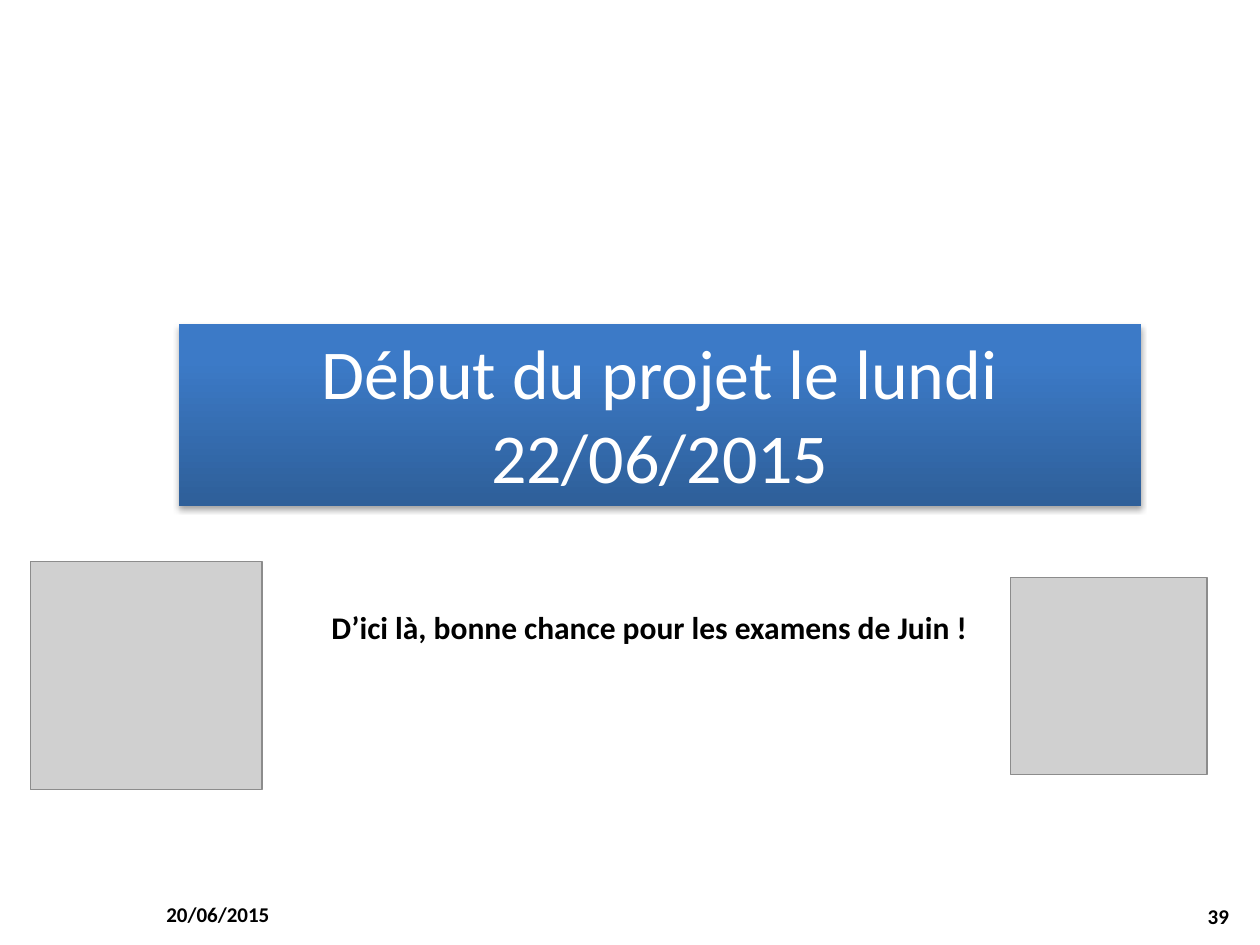
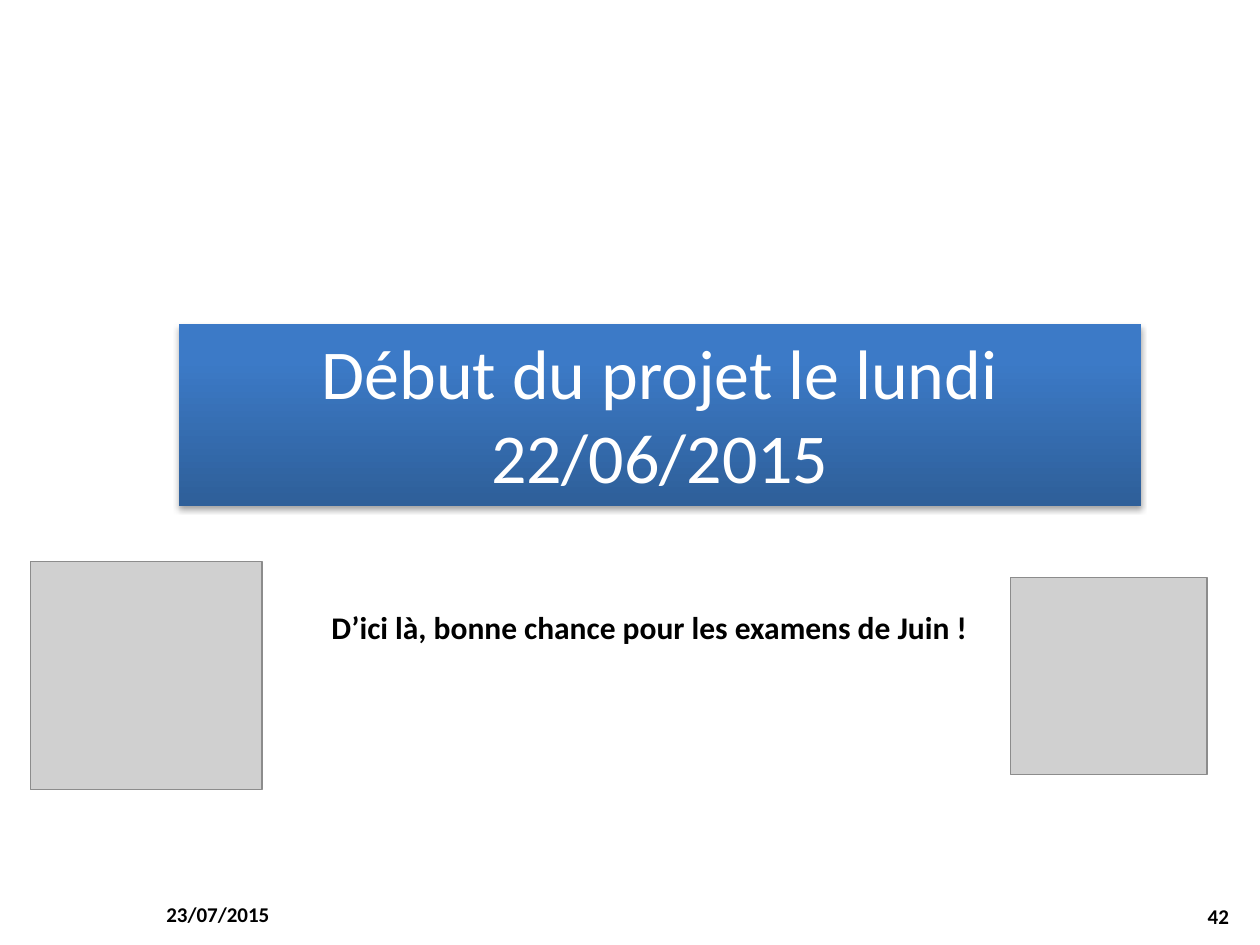
Before and after one commit to M2SIID-ODE/Projet_ODE, a slide deck: slide 42 of Documentation/3 - Documentation technique/Installation_PostesDevs.pptx (slide 39 before the commit). Drawn at 1260x945 pixels with LibreOffice and Linux fonts; fonts in the diff are those of the drawing; grey boxes stand for pictures; background and template pictures are left out. Boxes give left, top, right and bottom in pixels: in the first picture for what was removed or moved away, otherwise in the second. Text is boxed around its words. In the diff, an @@ line names an element or a change of style, - is before the commit and + after.

```diff
--- a/Documentation/3 - Documentation technique/Installation_PostesDevs.pptx
+++ b/Documentation/3 - Documentation technique/Installation_PostesDevs.pptx
@@ text at [166, 907, 269, 923]: text changed @@
-20/06/2015
+23/07/2015
@@ page number at [1208, 910, 1229, 924]: text changed @@
-39
+42
```
Also in this commit, not shown: 38 other slides changed, 3 slides added, 9 other files.
